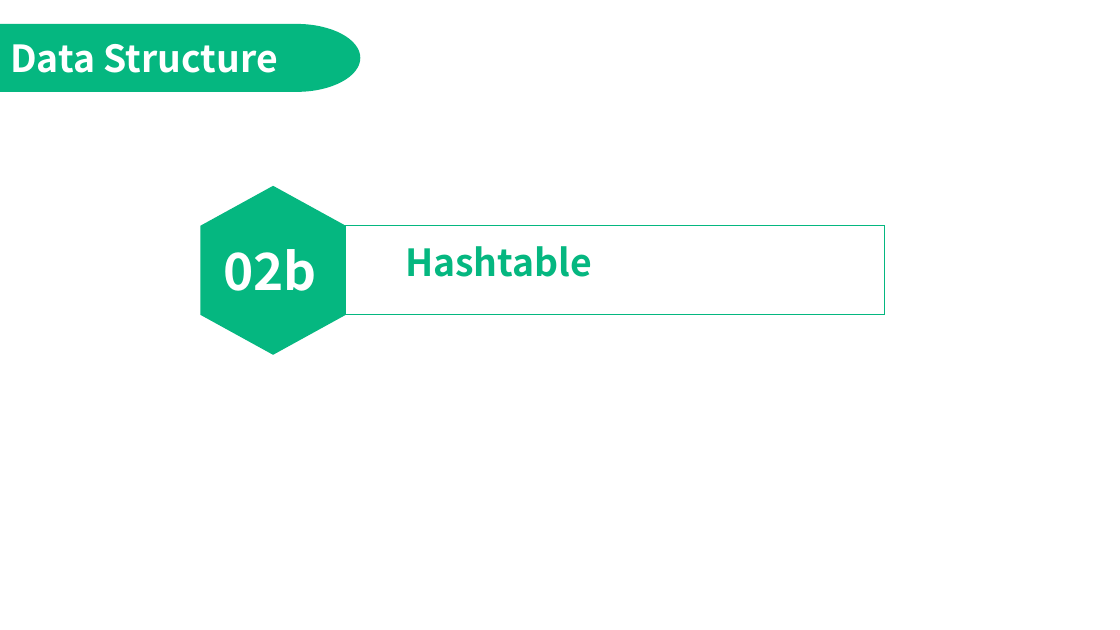
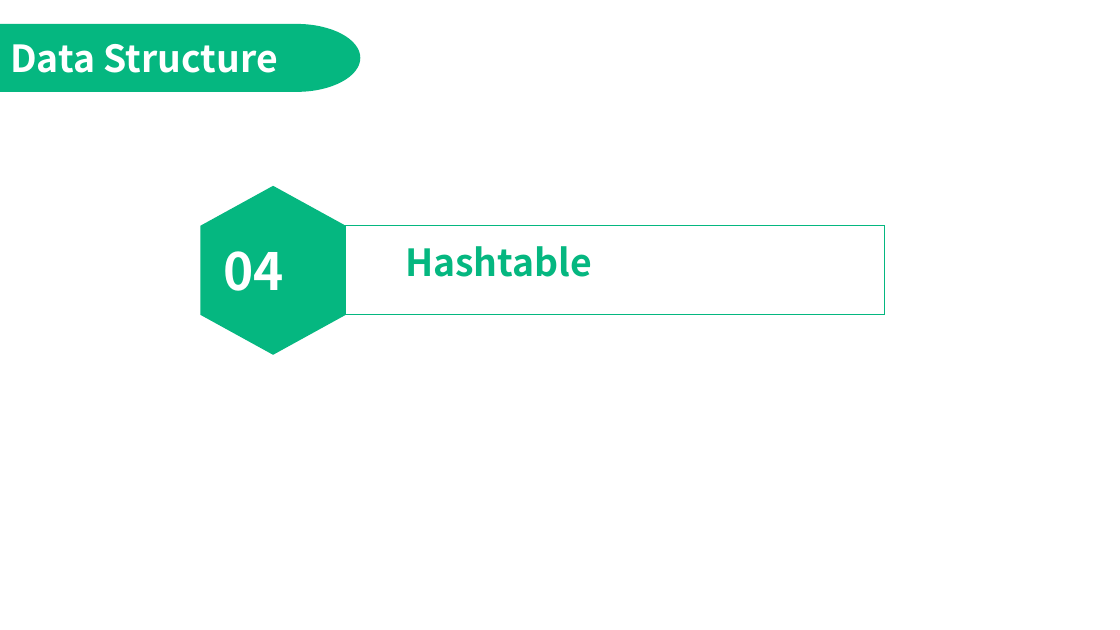
Before and after one commit to jimmyyih518/DSA2022Fall, a slide deck: slide 16 of week2/week2_slides.pptx (slide 9 before the commit). Drawn at 1120x630 pixels with LibreOffice and Linux fonts; fonts in the diff are those of the drawing. Boxes give left, top, right and bottom in pixels: in the first picture for what was removed or moved away, otherwise in the second. Text is boxed around its words. In the diff, an @@ line names an element or a change of style, - is before the commit and + after.

```diff
--- a/week2/week2_slides.pptx
+++ b/week2/week2_slides.pptx
@@ text at <box>223,251,284,291</box>: text changed @@
-02b
+04
```
Also in this commit, not shown: 6 other slides changed, 26 slides added, 4 slides removed, 5 other files.
